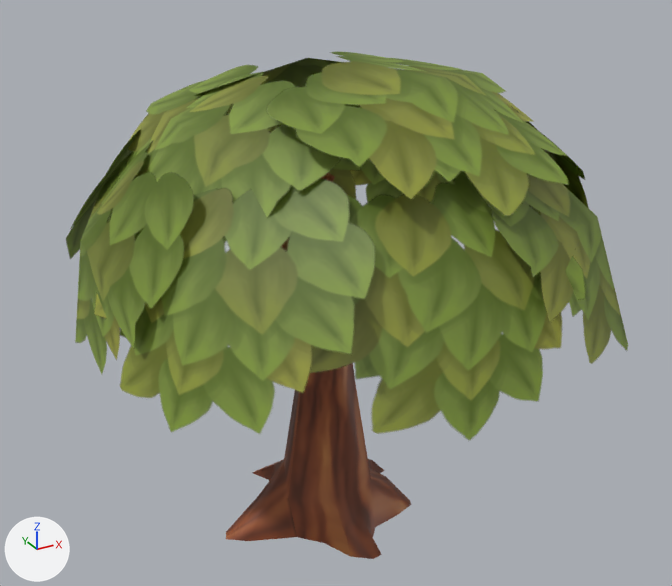
Renders of the FBX model Assets/XanaBuilder Assets/Models/FRM/02_FarmVegetation/FRM0210010_Tree02/FRM0210010.fbx from each side of a commit.
Camera for both pictures: a 50 mm lens placed at (-3.82, -7.03, 5.98), pointed at (0.04, -0.01, 2.47). Lighting does not change. The marker at lower left points along +X, +Y and +Z. Where no turn or scale is listed for an object, it has been applied to the vertices.

The first picture shows 'smFRM0210010'.
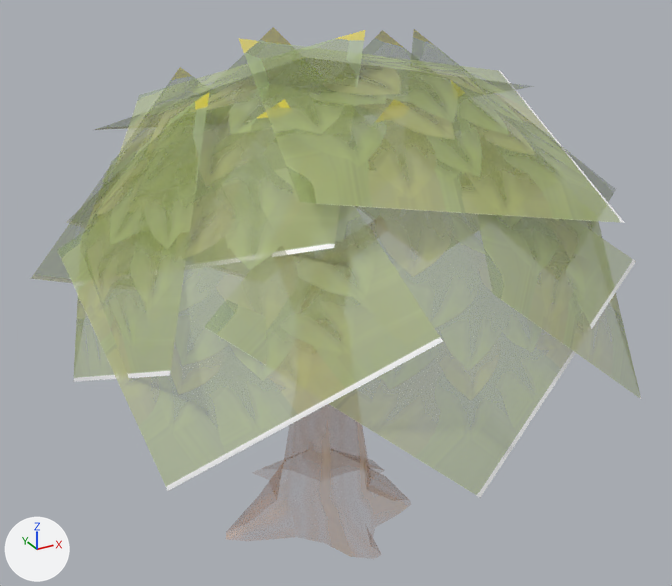
Where the change shows, as pixel boxes (x1, y1, x2, y2) in the pictures (672 x 586 px):
'smFRM0210010', surface changed: (31, 27, 641, 559) in both

Edits to the bpy script that builds the scene:
```text
Change img_txfrm0210010_diffuse_png:
    img_txfrm0210010_diffuse_png: load_image('txFRM0210010_Diffuse.png', '_unpacked/txFRM0210010_Diffuse.png', 1024, 1024, 'sRGB') -> load_image('txFRM0210010_Diffuse.png', 'txFRM0210010_Diffuse.png', 1024, 1024, 'Non-Color')
Change mat_mtfrm0210010_placemode:
    add n3 = _N.new('ShaderNodeTexImage'); n3.name = 'Image Texture.001'
    add n3.image = img_txfrm0210010_diffuse_png
    where n2 = _N.new('ShaderNodeTexImage'); n2.name = 'Image Texture'
    where n0 = _N.new('ShaderNodeBsdfPrincipled'); n0.name = 'Principled BSDF'
    remove _L.new(n2.outputs[1], n0.inputs[4])  # 'Alpha' to 'Alpha'
    add _L.new(n3.outputs[0], n0.inputs[4])  # 'Color' to 'Alpha'
```
